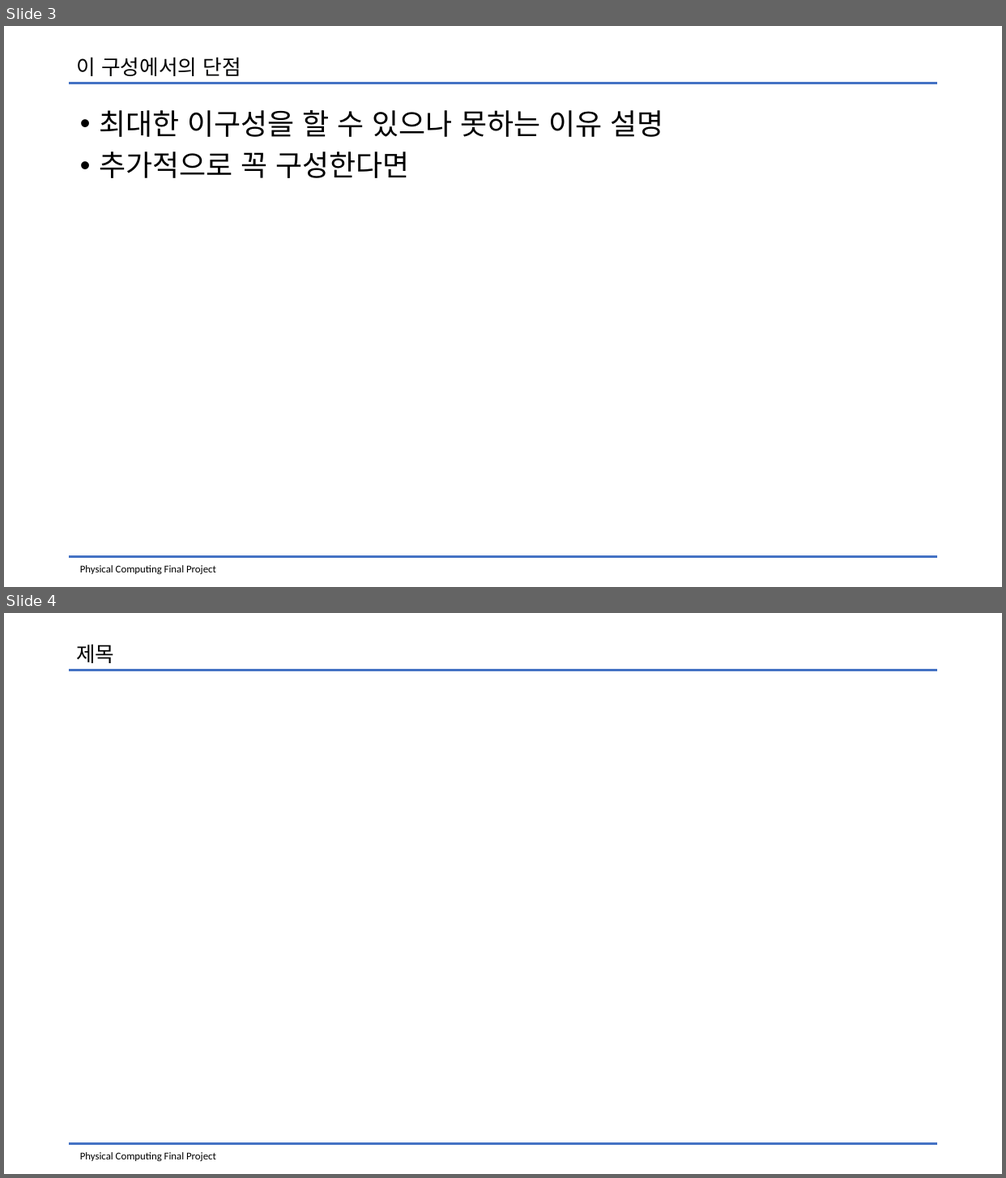
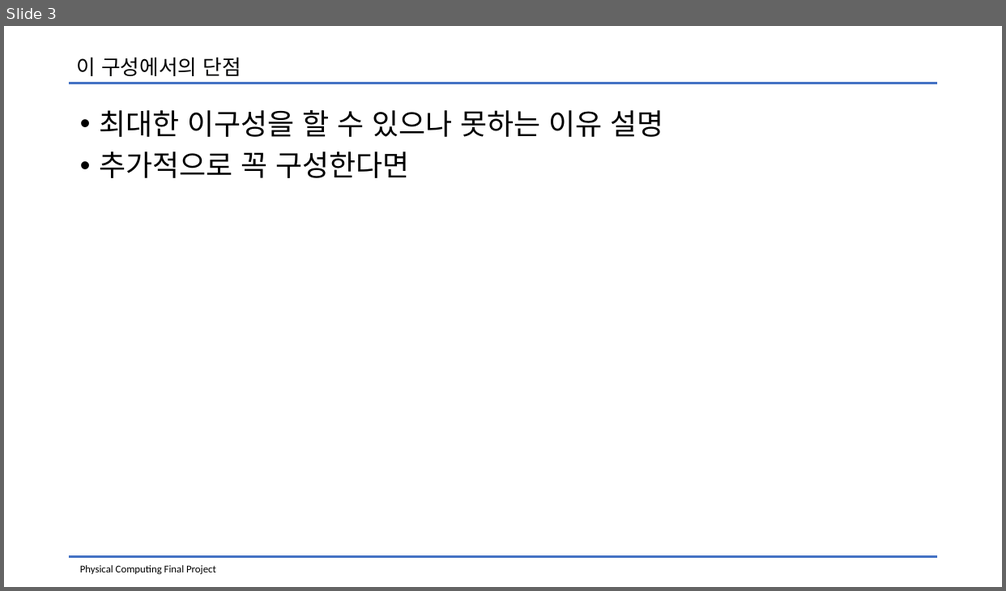
Before and after one commit to kimkyowon/Physical_Computing_Final, a slide deck: Physical_Computing/Documents/Physical Computing_conception.pptx. Shown one above the other, each under a label of ours: slides 3 and 4 before the commit, slide 3 after it. The pictures are 1006x1178 and 1006x591 pixels, drawn with LibreOffice and Linux fonts; fonts in the diff are those of the drawing. Boxes give left, top, right and bottom in pixels: in the first picture for what was removed or moved away, otherwise in the second. Text is boxed around its words. In the diff, an @@ line names an element or a change of style, - is before the commit and + after.

```diff
--- a/Physical_Computing/Documents/Physical Computing_conception.pptx
+++ b/Physical_Computing/Documents/Physical Computing_conception.pptx
@@ slide 4 removed at [4,613,1002,1174], background #FFFFFF @@
@@ text removed at [76,644,114,663] @@
-제목
@@ line removed from (69, 670) to (937, 670) @@
@@ line removed from (69, 1144) to (937, 1144) @@
@@ text removed at [80,1152,216,1162] @@
-Physical Computing Final Project
```
Also in this commit, not shown: 1 slide added.
